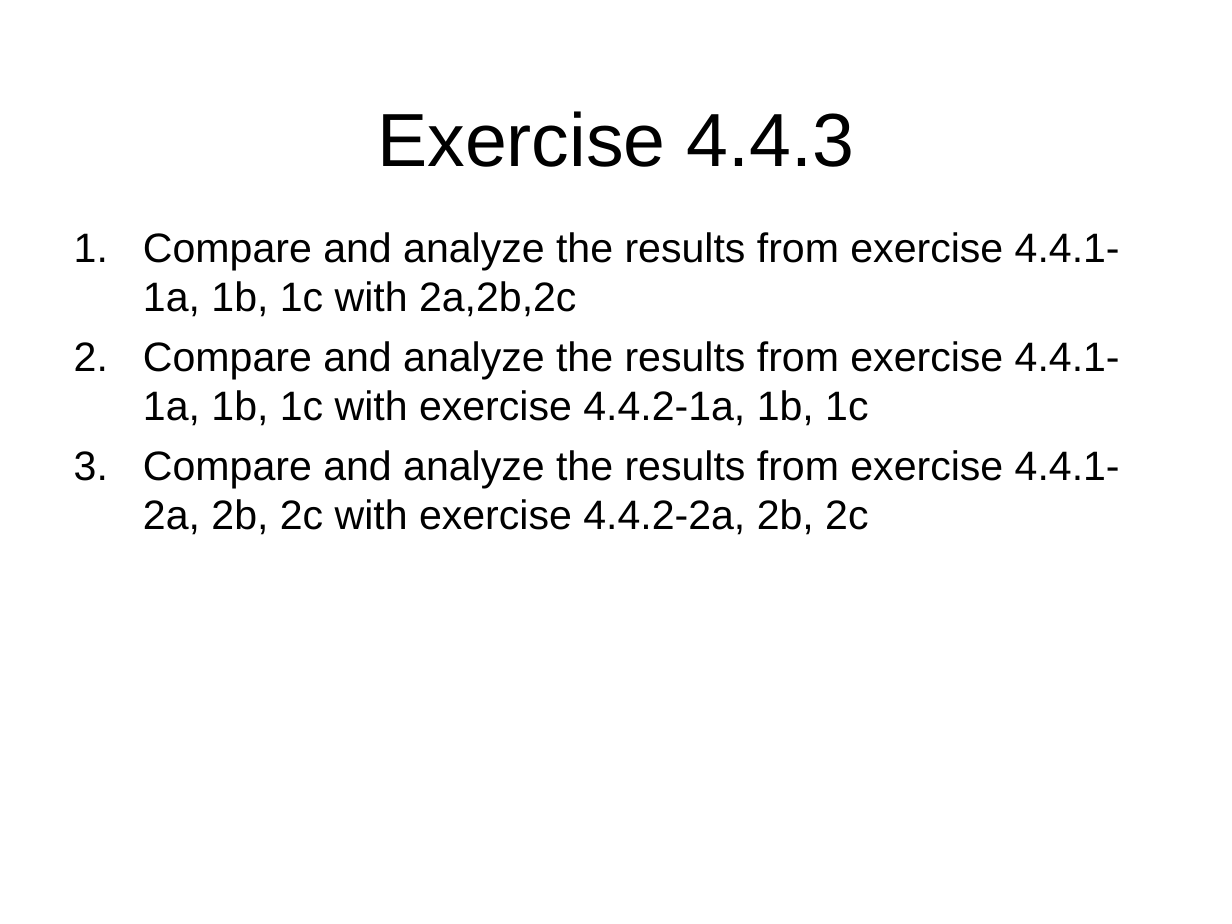
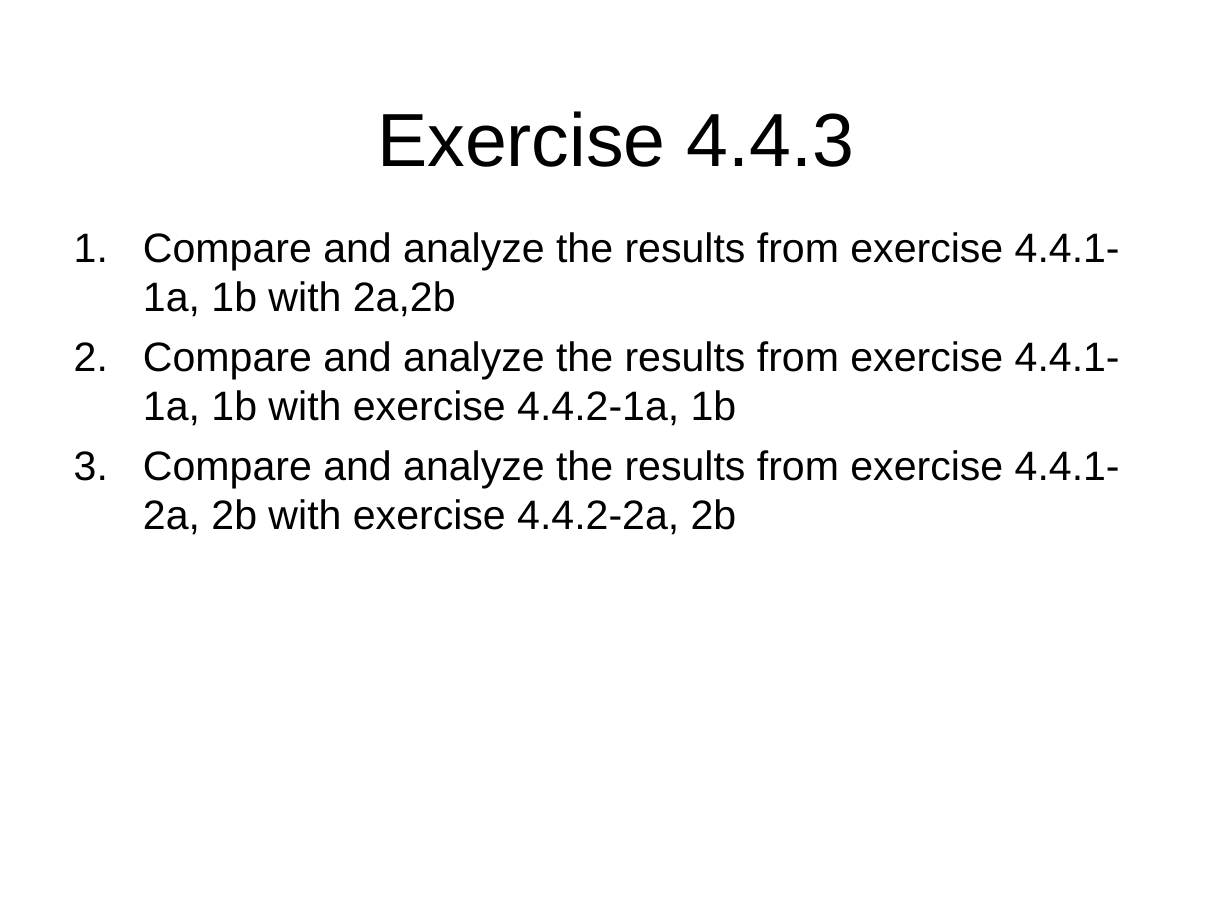
Before and after one commit to gridlab-d/course, a slide deck: slide 22 of ThreeDayCourse_v22/Day2/4.4 - Generator Module.ppt. Drawn at 1232x924 pixels with LibreOffice and Linux fonts; fonts in the diff are those of the drawing; background and template pictures are left out. Boxes give left, top, right and bottom in pixels: in the first picture for what was removed or moved away, otherwise in the second. Text is boxed around its words. In the diff, an @@ line names an element or a change of style, - is before the commit and + after.

Commit message:
Updated the ppt

```diff
--- a/ThreeDayCourse_v22/Day2/4.4 - Generator Module.ppt
+++ b/ThreeDayCourse_v22/Day2/4.4 - Generator Module.ppt
@@ text at [143,232,1120,535]: text changed @@
-1. Compare and analyze the results from exercise 4.4.1- 1a, 1b, 1c with 2a,2b,2c
-2. Compare and analyze the results from exercise 4.4.1-1a, 1b, 1c with exercise 4.4.2-1a, 1b, 1c
-3. Compare and analyze the results from exercise 4.4.1-2a, 2b, 2c with exercise 4.4.2-2a, 2b, 2c
+1. Compare and analyze the results from exercise 4.4.1- 1a, 1b with 2a,2b
+2. Compare and analyze the results from exercise 4.4.1-1a, 1b with exercise 4.4.2-1a, 1b
+3. Compare and analyze the results from exercise 4.4.1-2a, 2b with exercise 4.4.2-2a, 2b
```
Also in this commit, not shown: 3 other slides changed.
